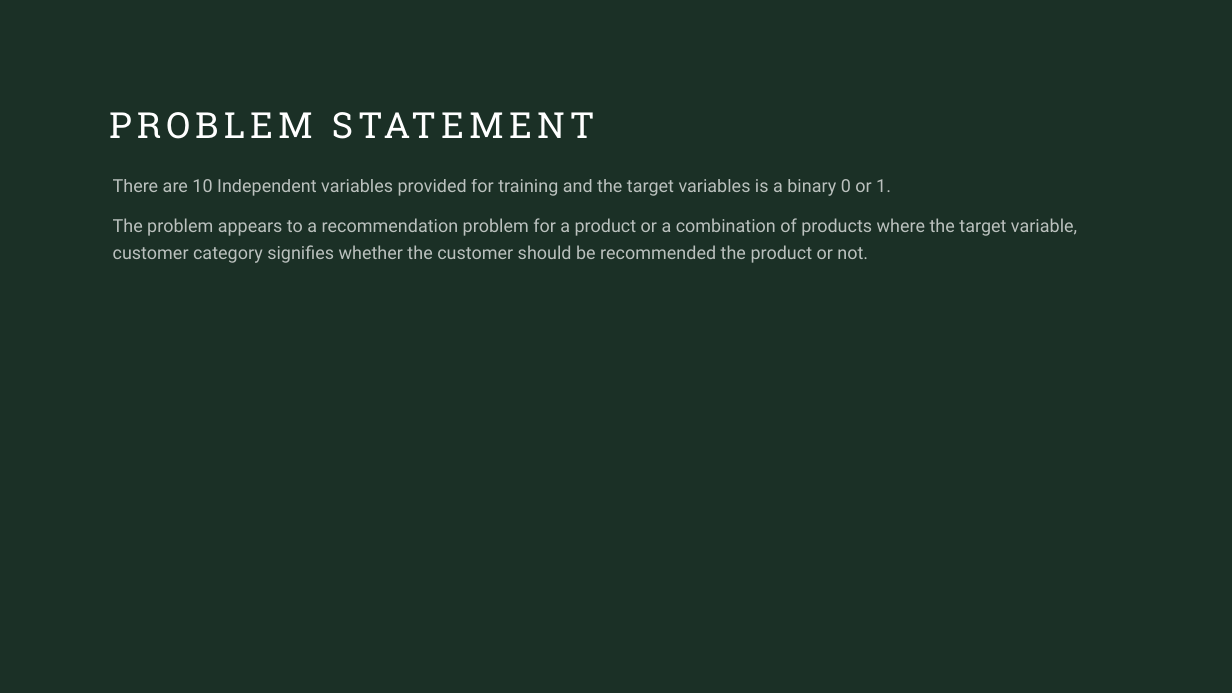
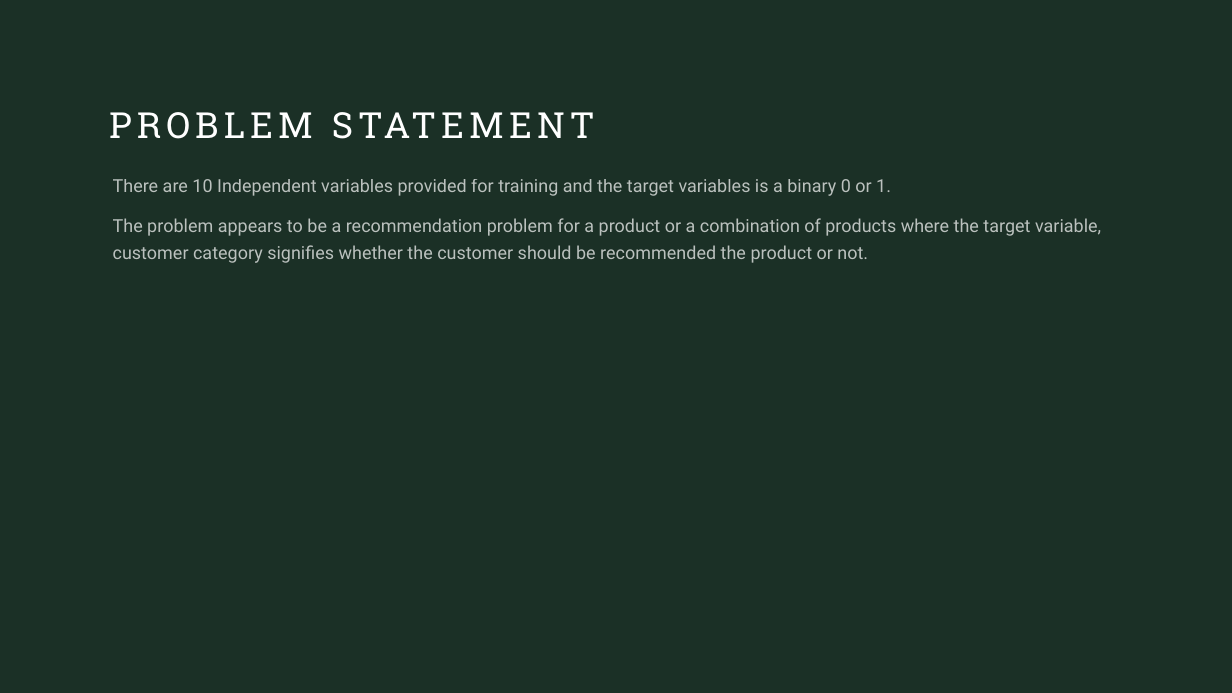
Before and after one commit to juhisharma1010/AmazonML2020, a slide deck: slide 3 of RecommendationCategoryPrediction.pptx. Drawn at 1232x693 pixels with LibreOffice and Linux fonts; fonts in the diff are those of the drawing. Boxes give left, top, right and bottom in pixels: in the first picture for what was removed or moved away, otherwise in the second. Text is boxed around its words. In the diff, an @@ line names an element or a change of style, - is before the commit and + after.

```diff
--- a/RecommendationCategoryPrediction.pptx
+++ b/RecommendationCategoryPrediction.pptx
@@ text at (x1=113, y1=218, x2=1101, y2=263): text changed @@
-The problem appears to a recommendation problem for a product or a combination of products where the target variable, customer category signifies whether the customer should be recommended the product or not.
+The problem appears to be a recommendation problem for a product or a combination of products where the target variable, customer category signifies whether the customer should be recommended the product or not.
```
Also in this commit, not shown: 2 other files.
